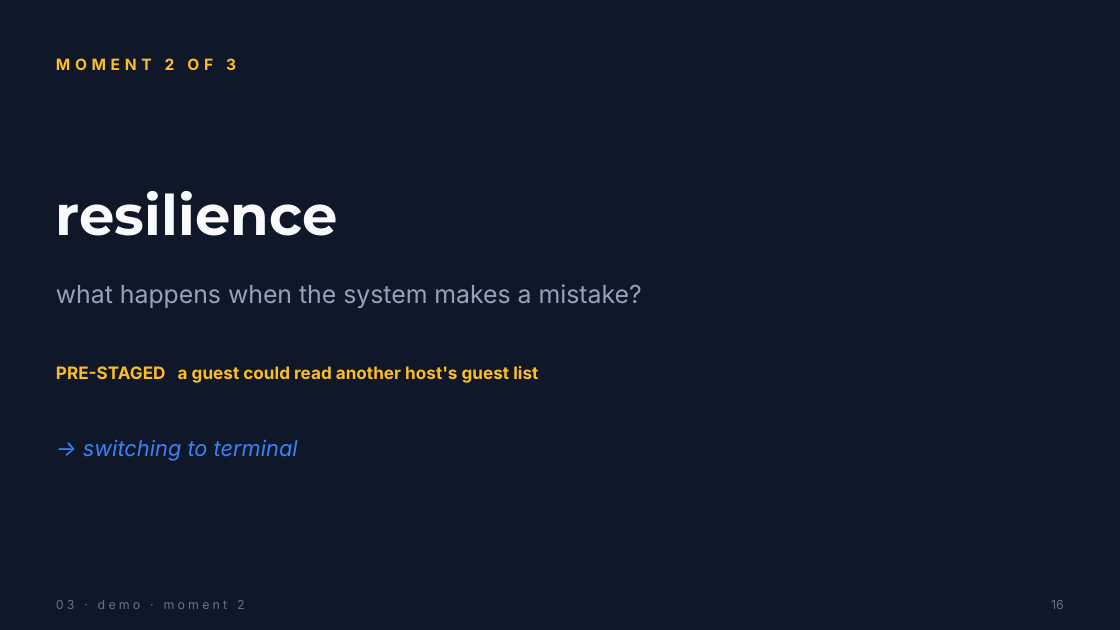
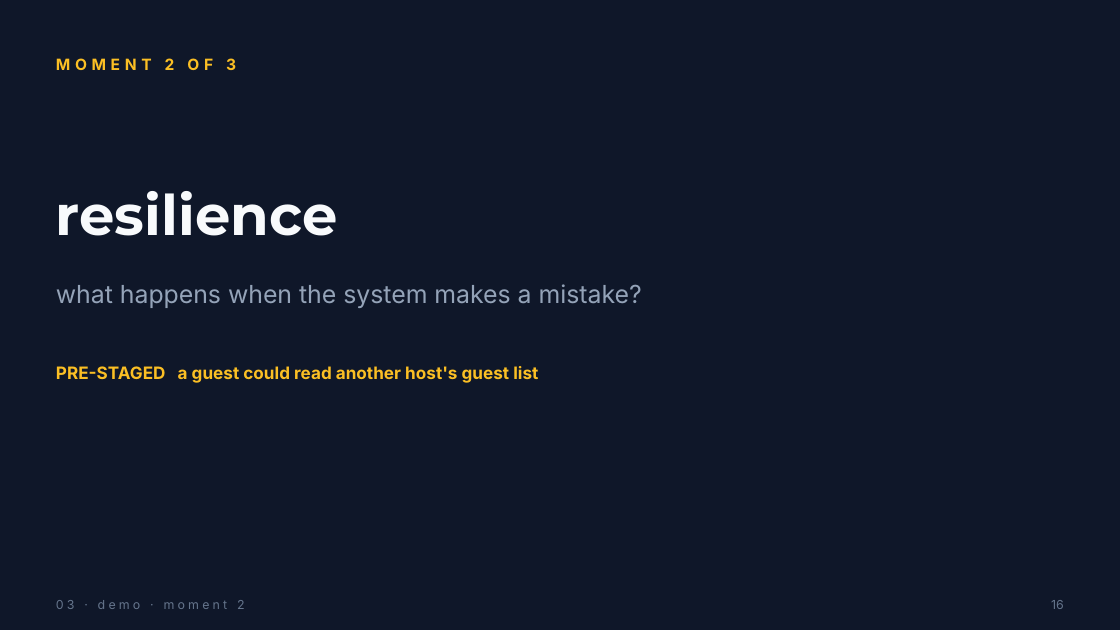
Before and after one commit to Bmbsolution/genai-demo, a slide deck: slide 16 of orchestrer-intelligence-gatherly.pptx. Drawn at 1120x630 pixels with LibreOffice and Linux fonts; fonts in the diff are those of the drawing. Boxes give left, top, right and bottom in pixels: in the first picture for what was removed or moved away, otherwise in the second. Text is boxed around its words. In the diff, an @@ line names an element or a change of style, - is before the commit and + after.

```diff
--- a/orchestrer-intelligence-gatherly.pptx
+++ b/orchestrer-intelligence-gatherly.pptx
@@ text removed at [83, 439, 298, 461] @@
-→ switching to terminal
```
Also in this commit, not shown: 11 other slides changed, 2 slides removed, 1 other file.
